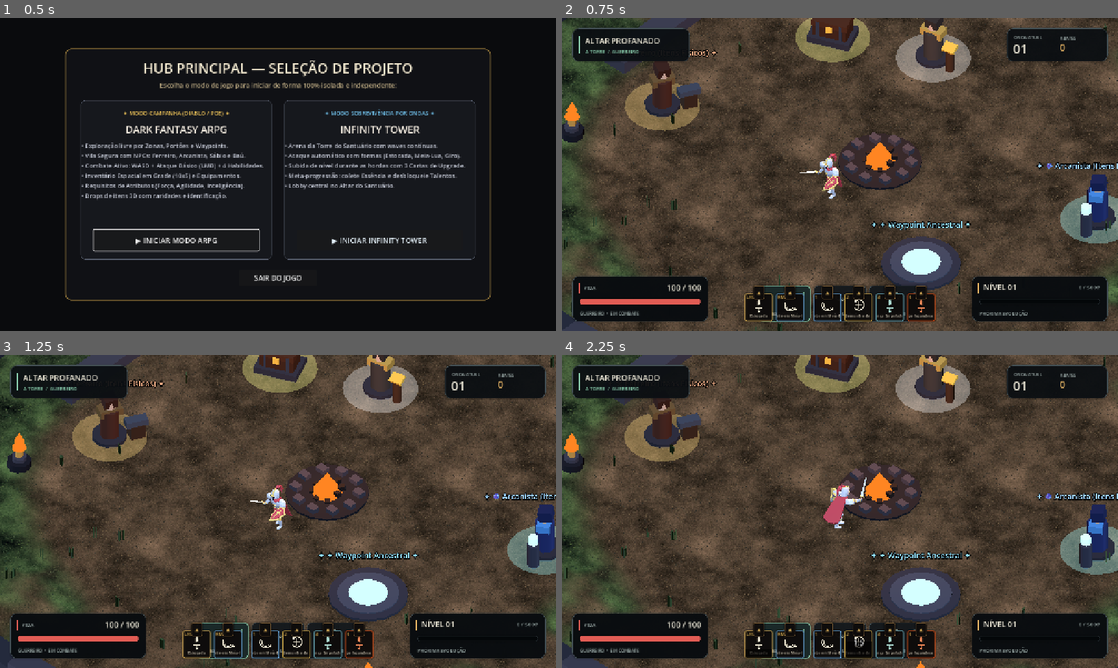
Above: before the commit, frames 1-4 (two rows, left to right).
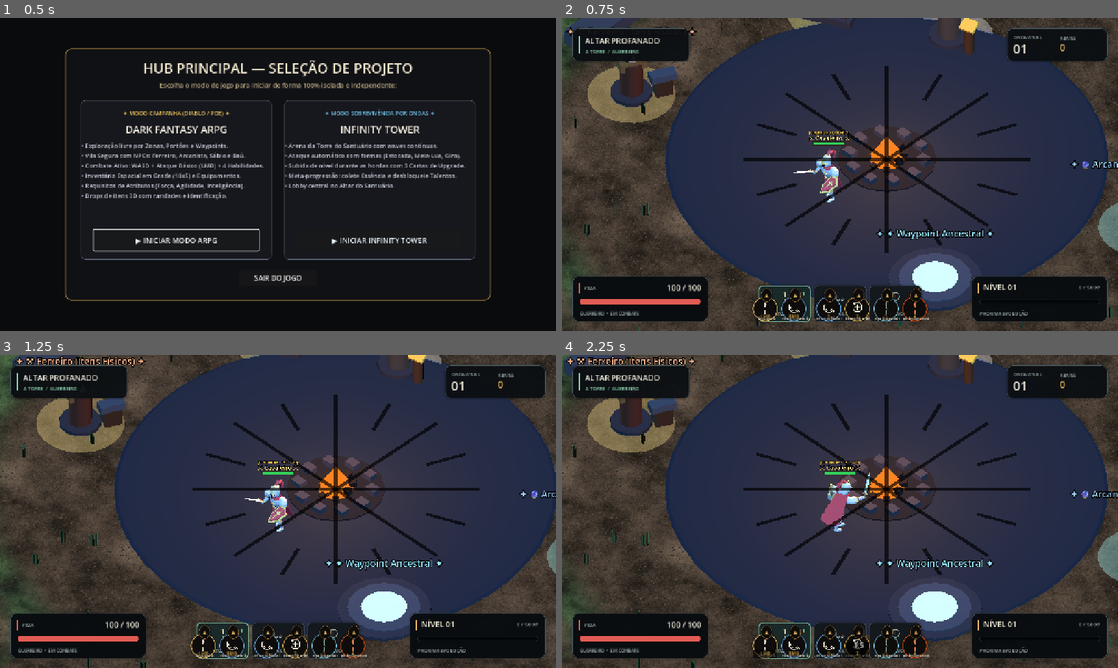
Above: after the commit, the same moments.

Repository: mguedesdev/tower-arpg
Game: Godot game, scene res://scenes/launcher.tscn
Two runs of this game, one before a commit and one after it. Both use one fixed random seed, a clock stepped at 60 frames per second and the inputs below.
Inputs (mouse positions are in pixels of both pictures, inside the frame that each line leads up to):
- Up to frame 1 (0.5 s): no input
- Up to frame 2 (0.75 s): click "▶ INICIAR MODO ARPG" at 0.5 s
- Up to frame 3 (1.25 s): no input
- Up to frame 4 (2.25 s): tap Enter at 1.25 s; move the mouse to (962, 495) at 1.27 s; hold D (move_right) 1.28-2 s; tap 2 (form_arc) at 1.35 s; click (962, 495) at 1.42 s; tap Space at 1.52 s; drag from (728, 527) to (812, 574) at 2.02 s

Frame 1 is identical in both runs. In frame 2, 66% of the frame differs, in the area x 0-100%, y 0-100%; in frame 3, 65%; in frame 4, 66%.

Commit message:
feat(arpg): adapt camera zoom, gothic mandala plaza, rose window shadow, circular skill HUD and overhead health bar inspired by Albion reference

Diff:
--- /dev/null
+++ b/core/combat/player_overhead_hud_3d.gd
@@ -0,0 +1,146 @@
+extends Node3D
+class_name PlayerOverheadHUD3D
+## Placa de Identificação e Barra de Vida Overhead (sobre a cabeça do Player).
+## Inspirado fielmente no Albion Online: Nome em ouro + Tag da classe + Barra de vida compacta.
+
+const BAR_WIDTH: float = 0.92
+const BAR_HEIGHT: float = 0.085
+const RIM_WIDTH: float = 0.98
+const RIM_HEIGHT: float = 0.13
+
+var _label_tag: Label3D
+var _label_name: Label3D
+var _fill_node: MeshInstance3D
+var _trail_node: MeshInstance3D
+var _target_ratio: float = 1.0
+var _trail_ratio: float = 1.0
+
+static var _rim_mat: StandardMaterial3D
+static var _bg_mat: StandardMaterial3D
+static var _fill_mat: StandardMaterial3D
+static var _trail_mat: StandardMaterial3D
+static var _shared_ready: bool = false
+
+
+func _ready() -> void:
+	_ensure_materials()
+	_build_visuals()
+
+
+static func _ensure_materials() -> void:
+	if _shared_ready:
+		return
+	_shared_ready = true
+
+	_rim_mat = _make_mat(Color(0.18, 0.16, 0.14, 0.95), 20)
+	_bg_mat = _make_mat(Color(0.04, 0.04, 0.05, 0.98), 21)
+	_trail_mat = _make_mat(Color(0.95, 0.75, 0.30, 0.95), 22)
+	_fill_mat = _make_mat(Color(0.20, 0.82, 0.35, 1.0), 23) # Verde clássico de vida do herói estilo Albion
+
+
+static func _make_mat(col: Color, priority: int) -> StandardMaterial3D:
+	var m := StandardMaterial3D.new()
+	m.shading_mode = BaseMaterial3D.SHADING_MODE_UNSHADED
+	m.albedo_color = col
+	m.transparency = BaseMaterial3D.TRANSPARENCY_ALPHA
+	m.cull_mode = BaseMaterial3D.CULL_DISABLED
+	m.no_depth_test = true
+	m.render_priority = priority
+	return m
+
+
+func _build_visuals() -> void:
+	# 1. Tag de Título / Guild / Classe (Ex: "[GUERREIRO]")
+	_label_tag = Label3D.new()
+	_label_tag.text = "[GUERREIRO EXILADO]"
+	_label_tag.font_size = 20
+	_label_tag.outline_size = 6
+	_label_tag.modulate = Color(0.95, 0.78, 0.32, 0.90)
+	_label_tag.outline_modulate = Color(0.01, 0.01, 0.02, 1.0)
+	_label_tag.billboard = BaseMaterial3D.BILLBOARD_ENABLED
+	_label_tag.no_depth_test = true
+	_label_tag.pixel_size = 0.0055
+	_label_tag.position = Vector3(0.0, 0.32, 0.0)
+	_label_tag.render_priority = 25
+	_label_tag.outline_render_priority = 24
+	add_child(_label_tag)
+
+	# 2. Nome do Personagem (em ouro bold estilo Albion: "Cavaleiro")
+	_label_name = Label3D.new()
+	_label_name.text = "⚔ Cavaleiro ⚔"
+	_label_name.font_size = 26
+	_label_name.outline_size = 8
+	_label_name.modulate = Color(1.0, 0.92, 0.58, 1.0)
+	_label_name.outline_modulate = Color(0.01, 0.01, 0.02, 1.0)
+	_label_name.billboard = BaseMaterial3D.BILLBOARD_ENABLED
+	_label_name.no_depth_test = true
+	_label_name.pixel_size = 0.0068
+	_label_name.position = Vector3(0.0, 0.16, 0.0)
+	_label_name.render_priority = 25
+	_label_name.outline_render_priority = 24
+	add_child(_label_name)
+
+	# 3. Moldura da Barra de Vida
+	var rim_mesh := QuadMesh.new()
+	rim_mesh.size = Vector2(RIM_WIDTH, RIM_HEIGHT)
+	var rim_node := MeshInstance3D.new()
+	rim_node.mesh = rim_mesh
+	rim_node.material_override = _rim_mat
+	rim_node.position = Vector3(0.0, 0.0, -0.002)
+	add_child(rim_node)
+
+	# 4. Fundo escuro da Barra de Vida
+	var bg_mesh := QuadMesh.new()
+	bg_mesh.size = Vector2(BAR_WIDTH, BAR_HEIGHT)
+	var bg_node := MeshInstance3D.new()
+	bg_node.mesh = bg_mesh
+	bg_node.material_override = _bg_mat
+	bg_node.position = Vector3(0.0, 0.0, -0.001)
+	add_child(bg_node)
+
+	# 5. Rastro de Dano Dourado/Laranja
+	var trail_mesh := QuadMesh.new()
+	trail_mesh.size = Vector2(BAR_WIDTH, BAR_HEIGHT)
+	_trail_node = MeshInstance3D.new()
+	_trail_node.mesh = trail_mesh
+	_trail_node.material_override = _trail_mat
+	add_child(_trail_node)
+
+	# 6. Preenchimento de Vida Verde
+	var fill_mesh := QuadMesh.new()
+	fill_mesh.size = Vector2(BAR_WIDTH, BAR_HEIGHT)
+	_fill_node = MeshInstance3D.new()
+	_fill_node.mesh = fill_mesh
+	_fill_node.material_override = _fill_mat
+	_fill_node.position = Vector3(0.0, 0.0, 0.001)
+	add_child(_fill_node)
+
+
+func update_health(current: int, maximum: int) -> void:
+	var max_val: float = maxf(float(maximum), 1.0)
+	_target_ratio = clampf(float(current) / max_val, 0.0, 1.0)
+	_update_fill_transform(_target_ratio)
+
+
+func _update_fill_transform(ratio: float) -> void:
+	if _fill_node == null:
+		return
+	var w: float = BAR_WIDTH * ratio
+	_fill_node.scale = Vector3(maxf(ratio, 0.0001), 1.0, 1.0)
+	_fill_node.position.x = -BAR_WIDTH * 0.5 + w * 0.5
+
+
+func _process(delta: float) -> void:
+	if _trail_ratio > _target_ratio:
+		_trail_ratio = maxf(_target_ratio, _trail_ratio - delta * 0.85)
+		if _trail_node != null:
+			var w: float = BAR_WIDTH * _trail_ratio
+			_trail_node.scale = Vector3(maxf(_trail_ratio, 0.0001), 1.0, 1.0)
+			_trail_node.position.x = -BAR_WIDTH * 0.5 + w * 0.5
+	else:
+		_trail_ratio = _target_ratio
+
+	# Alinha com a câmera para manter legibilidade isométrica
+	var cam := get_viewport().get_camera_3d()
+	if cam != null:
+		global_basis = cam.global_basis
--- a/game/ui/campaign/skill_bar_hud.gd
+++ b/game/ui/campaign/skill_bar_hud.gd
@@ -11,7 +11,7 @@
 const GOLD := Color(0.90, 0.72, 0.36)
 const TEXT := Color(0.93, 0.89, 0.80)
 const MUTED := Color(0.60, 0.56, 0.50)
-const SLOT_SIZE := Vector2(64, 64)
+const SLOT_SIZE := Vector2(58, 58)
 
 var controller: PlayerSkillController
 var _slot_panels: Array[Panel] = []
@@ -62,8 +62,8 @@
 		var icon := TextureRect.new()
 		icon.expand_mode = TextureRect.EXPAND_IGNORE_SIZE
 		icon.stretch_mode = TextureRect.STRETCH_KEEP_ASPECT_CENTERED
-		icon.position = Vector2(8, 6)
-		icon.size = Vector2(48, 40)
+		icon.position = Vector2(9, 7)
+		icon.size = Vector2(40, 36)
 		icon.mouse_filter = Control.MOUSE_FILTER_IGNORE
 		slot.add_child(icon)
 
@@ -97,8 +97,9 @@
 
 		var key_lbl := Label.new()
 		key_lbl.text = PlayerSkillController.SLOT_LABELS[i]
-		key_lbl.position = Vector2(3, 1)
-		key_lbl.size = Vector2(30, 14)
+		key_lbl.position = Vector2(4, 40)
+		key_lbl.size = Vector2(50, 16)
+		key_lbl.horizontal_alignment = HORIZONTAL_ALIGNMENT_CENTER
 		key_lbl.add_theme_font_size_override("font_size", 10)
 		key_lbl.add_theme_color_override("font_color", GOLD)
 		key_lbl.add_theme_color_override("font_outline_color", Color(0, 0, 0))
@@ -242,8 +243,8 @@
 		var sid: String = controller.slots[i]
 		var ratio: float = controller.get_cooldown_ratio(sid)
 		var remaining: float = controller.get_cooldown_remaining(sid)
-		_slot_cd_curtains[i].size = Vector2(60, 60.0 * ratio)
-		_slot_cd_curtains[i].position = Vector2(2, 2 + 60.0 * (1.0 - ratio))
+		_slot_cd_curtains[i].size = Vector2(54, 54.0 * ratio)
+		_slot_cd_curtains[i].position = Vector2(2, 2 + 54.0 * (1.0 - ratio))
 		_slot_cd_labels[i].text = ("%.1f" % remaining) if remaining > 0.35 else ""
 
 
@@ -291,7 +292,7 @@
 	s.bg_color = bg
 	s.border_color = border
 	s.set_border_width_all(bw)
-	s.set_corner_radius_all(3)
+	s.set_corner_radius_all(29)
 	s.shadow_color = Color(0, 0, 0, 0.3)
 	s.shadow_size = 4
 	return s
--- a/scenes/arpg/arpg_game.tscn
+++ b/scenes/arpg/arpg_game.tscn
@@ -19,8 +19,8 @@
 background_mode = 1
 background_color = Color(0.045, 0.05, 0.065, 1)
 ambient_light_source = 2
-ambient_light_color = Color(0.52, 0.58, 0.64, 1)
-ambient_light_energy = 0.50
+ambient_light_color = Color(0.22, 0.42, 0.60, 1)
+ambient_light_energy = 0.56
 
 [sub_resource type="StyleBoxFlat" id="TitleHudPanel"]
 bg_color = Color(0.045, 0.05, 0.06, 0.94)
@@ -42,7 +42,7 @@
 
 [node name="Sun" type="DirectionalLight3D" parent="."]
 rotation = Vector3(-1.02, 0.72, 0)
-light_color = Color(0.65, 0.70, 0.82, 1)
+light_color = Color(0.68, 0.80, 0.95, 1)
 light_energy = 0.95
 shadow_enabled = true
 
@@ -64,7 +64,7 @@
 [node name="Player" parent="." instance=ExtResource("3_player")]
 
 [node name="Camera" type="Camera3D" parent="."]
-position = Vector3(8, 10.5, 8)
+position = Vector3(6.6, 8.8, 6.6)
 current = true
 script = ExtResource("2_camera")
 target_path = NodePath("../Player")
--- a/scripts/arena_art.gd
+++ b/scripts/arena_art.gd
@@ -510,7 +510,57 @@
 	return node
 
 
+func _build_albion_stone_mandala_plaza(center_pos: Vector3 = Vector3.ZERO) -> void:
+	# 1. Base Circular de lajotas de pedra azul-ardósia polidas (estilo praça de Albion)
+	var slate_mat := _material("slate_floor", Color(0.12, 0.15, 0.20), 0.85)
+	var slab := CylinderMesh.new()
+	slab.top_radius = 6.4
+	slab.bottom_radius = 6.5
+	slab.height = 0.04
+	slab.radial_segments = 48
+	_mesh_instance("AlbionPlazaFloor", slab, slate_mat, center_pos + Vector3(0.0, 0.015, 0.0))
+
+	# 2. Anéis concêntricos de pedra esculpida em tom mármore escuro e dourado rúnico
+	var ring_stone_mat := _material("ring_stone", Color(0.20, 0.18, 0.24), 0.85)
+	var gold_rune_mat := _material("gold_rune", Color(0.85, 0.70, 0.35), 0.60, false, 0.25)
+	_mesh_instance("AlbionOuterRing", _ring_mesh(5.8, 6.3, 56), ring_stone_mat, center_pos + Vector3(0.0, 0.024, 0.0))
+	_mesh_instance("AlbionMidRing", _ring_mesh(3.7, 4.1, 56), ring_stone_mat, center_pos + Vector3(0.0, 0.026, 0.0))
+	_mesh_instance("AlbionInnerRing", _ring_mesh(1.6, 1.85, 40), gold_rune_mat, center_pos + Vector3(0.0, 0.028, 0.0))
+
+	# 3. Padrão gótico de arcos e rosácea central (projeção de vitral catedralesco no chão do Albion)
+	var shadow_mat := StandardMaterial3D.new()
+	shadow_mat.albedo_color = Color(0.012, 0.016, 0.028, 0.68)
+	shadow_mat.transparency = BaseMaterial3D.TRANSPARENCY_ALPHA
+	shadow_mat.shading_mode = BaseMaterial3D.SHADING_MODE_UNSHADED
+	shadow_mat.no_depth_test = true
+	shadow_mat.render_priority = 6
+
+	for i in range(8):
+		var ang := float(i) * TAU / 8.0
+		var ray_mesh := BoxMesh.new()
+		ray_mesh.size = Vector3(0.12, 0.002, 4.2)
+		var ray_node := MeshInstance3D.new()
+		ray_node.name = _unique("RoseRay")
+		ray_node.mesh = ray_mesh
+		ray_node.material_override = shadow_mat
+		ray_node.position = center_pos + Vector3(cos(ang) * 2.1, 0.032, sin(ang) * 2.1)
+		ray_node.rotation.y = -ang + PI * 0.5
+		ray_node.cast_shadow = GeometryInstance3D.SHADOW_CASTING_SETTING_OFF
+		add_child(ray_node)
+
+		var arc_mesh := BoxMesh.new()
+		arc_mesh.size = Vector3(1.25, 0.002, 0.12)
+		var arc_node := MeshInstance3D.new()
+		arc_node.name = _unique("RoseArc")
+		arc_node.mesh = arc_mesh
+		arc_node.material_override = shadow_mat
+		arc_node.position = center_pos + Vector3(cos(ang + TAU / 16.0) * 3.5, 0.032, sin(ang + TAU / 16.0) * 3.5)
+		arc_node.rotation.y = -ang - TAU / 16.0
+		arc_node.cast_shadow = GeometryInstance3D.SHADOW_CASTING_SETTING_OFF
+		add_child(arc_node)
+
 func _build_town_encampment() -> void:
+	_build_albion_stone_mandala_plaza(Vector3.ZERO)
 	# Fogueira Central do Acampamento dos Exilados (estilo Rogue Encampment - Diablo 2)
 	_cylinder(Vector3(0.0, 0.04, 0.0), 1.45, 0.08, COLOR_STONE_DARK, 16)
 	for i in range(10):
--- a/scripts/camera_follow.gd
+++ b/scripts/camera_follow.gd
@@ -1,19 +1,19 @@
 extends Camera3D
 
 @export var target_path: NodePath
-@export var offset: Vector3 = Vector3(8.0, 10.5, 8.0)
+@export var offset: Vector3 = Vector3(6.6, 8.8, 6.6)
 @export var lobby_offset: Vector3 = Vector3(6.5, 4.8, 6.5)
 @export var follow_speed: float = 10.0
-@export var view_size: float = 10.8
+@export var view_size: float = 9.2
 @export var lobby_view_size: float = 7.0
-@export var min_view_size: float = 8.0
-@export var max_view_size: float = 14.5
+@export var min_view_size: float = 7.0
+@export var max_view_size: float = 13.5
 @export var zoom_step: float = 0.85
 
 var target: Node3D
 var _in_lobby: bool = false
-var _target_view_size: float = 10.8
-var _active_offset: Vector3 = Vector3(8.0, 10.5, 8.0)
+var _target_view_size: float = 9.2
+var _active_offset: Vector3 = Vector3(6.6, 8.8, 6.6)
 var _look_height: float = 0.65
 
 func _ready() -> void:
--- a/scripts/player.gd
+++ b/scripts/player.gd
@@ -27,6 +27,7 @@
 const KNIGHT_MODEL_PATH: String = "res://assets/models/knight.glb"
 const DEFAULT_CLASS_PATH: String = "res://content/classes/warrior_class.tres"
 const SkinnedCache = preload("res://core/utilities/skinned_model_cache.gd")
+const OverheadHUDScript = preload("res://core/combat/player_overhead_hud_3d.gd")
 @export_range(0.1, 4.0, 0.05) var knight_visual_scale: float = 1.0
 @export_range(-180.0, 180.0, 5.0) var knight_yaw_degrees: float = 0.0
 @export var character_definition: CharacterDefinition
@@ -34,6 +35,7 @@
 @onready var visual: Node3D = $Visual
 @onready var attack_controller: Node = $AttackController
 @onready var skill_controller: PlayerSkillController = get_node_or_null("SkillController") as PlayerSkillController
+var overhead_hud: PlayerOverheadHUD3D
 
 var stats: CharacterStats = CharacterStats.new()
 var health: int = 100
@@ -84,6 +86,8 @@
 	cast_lock_remaining = 0.0
 	if skill_controller != null:
 		skill_controller.set_enabled(not enabled)
+	if overhead_hud != null:
+		overhead_hud.visible = not enabled
 	if enabled:
 		velocity = Vector3.ZERO
 		combat_target = null
@@ -113,6 +117,16 @@
 			# Fallback para modelos antigos sem tracks suficientes para o overlay.
 			animation_player.animation_finished.connect(_on_animation_finished)
 			_play_model_animation("idle-loop")
+	overhead_hud = OverheadHUDScript.new() as PlayerOverheadHUD3D
+	overhead_hud.name = "PlayerOverheadHUD"
+	overhead_hud.position = Vector3(0.0, 2.15, 0.0)
+	add_child(overhead_hud)
+	overhead_hud.update_health(health, max_health)
+	health_changed.connect(func(cur: int, max_hp: int):
+		if overhead_hud != null:
+			overhead_hud.update_health(cur, max_hp)
+	)
+
 	health_changed.emit(health, max_health)
 
 
Not shown, added: core/combat/player_overhead_hud_3d.gd.uid
Not shown, added: scripts/arpg/arpg_game.gd.uid
Not shown, added: scripts/launcher.gd.uid
Not shown, added: scripts/tower/tower_game.gd.uid
Not shown, added: tests/test_project_separation_suite.gd.uid
